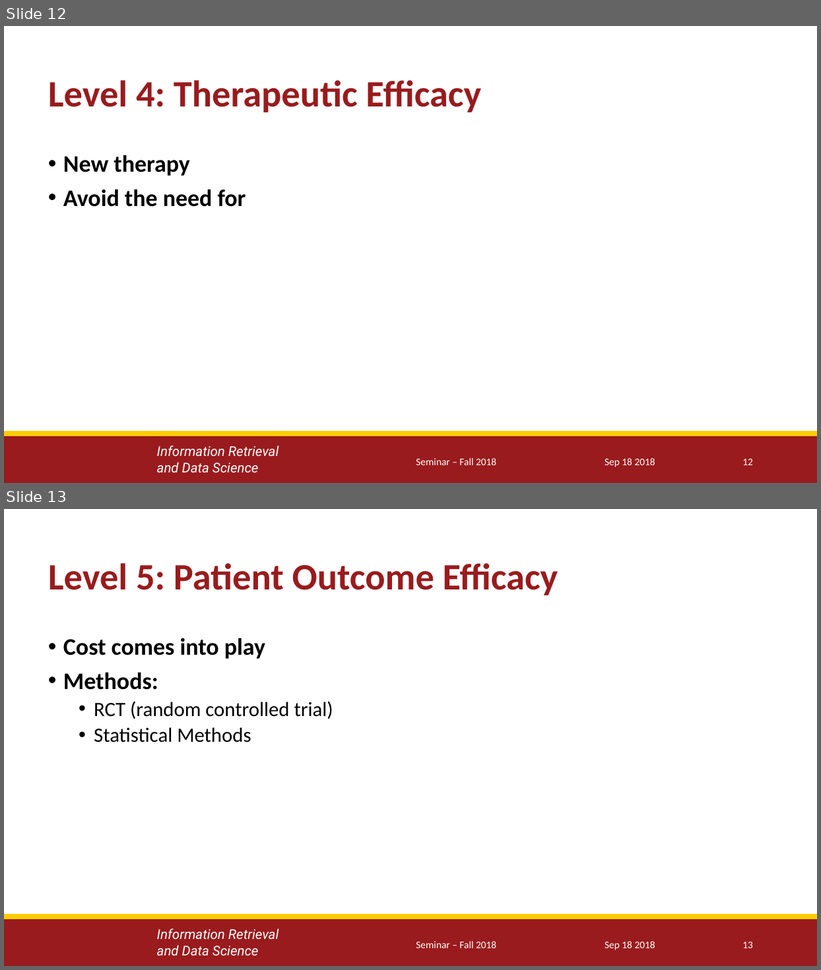
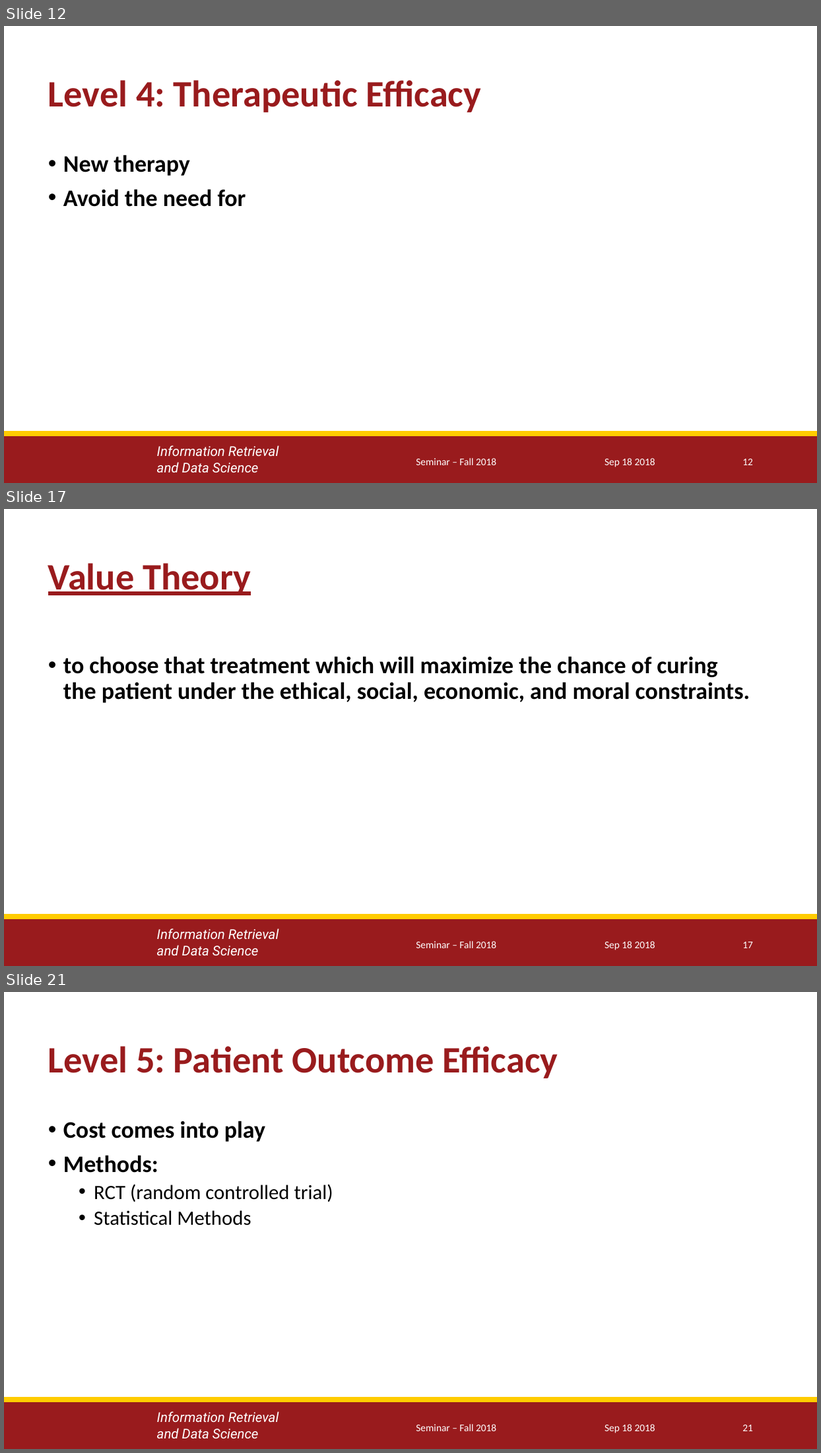
Before and after one commit to yuesOctober/survey, a slide deck: Presentation_1.pptx. Shown one above the other, each under a label of ours: slides 12 and 13 before the commit, slides 12, 17 and 21 after it; the slides between them are not shown. The pictures are 821x970 and 821x1453 pixels, drawn with LibreOffice and Linux fonts; fonts in the diff are those of the drawing; background and template pictures are left out. Boxes give left, top, right and bottom in pixels: in the first picture for what was removed or moved away, otherwise in the second. Text is boxed around its words. In the diff, an @@ line names an element or a change of style, - is before the commit and + after.

```diff
--- a/Presentation_1.pptx
+++ b/Presentation_1.pptx
@@ slide 17 added at [4,509,817,966], background #FFFFFF; not listed: 3 template elements that a slide beside it also shows @@
@@ title added at [48,563,251,595], 33 pt, text #991B1D, bold, underline @@
+Value Theory
@@ text added at [63,656,750,703], 21 pt, text #000000, bold @@
+• to choose that treatment which will maximize the chance of curing the patient under the ethical, social, economic, and moral constraints.
@@ text added at [416,941,496,949], 9 pt, text #FFFFFF @@
+Seminar – Fall 2018
@@ text added at [605,941,655,951], 9 pt, text #FFFFFF @@
+Sep 18 2018
@@ page number added at [743,942,753,949], 9 pt, text #FFFFFF @@
+17
@@ what was slide 13 is now slide 21 @@
@@ page number at [743,1425,753,1432]: text changed @@
-13
+21
```
Also in this commit, not shown: 7 other slides added.
